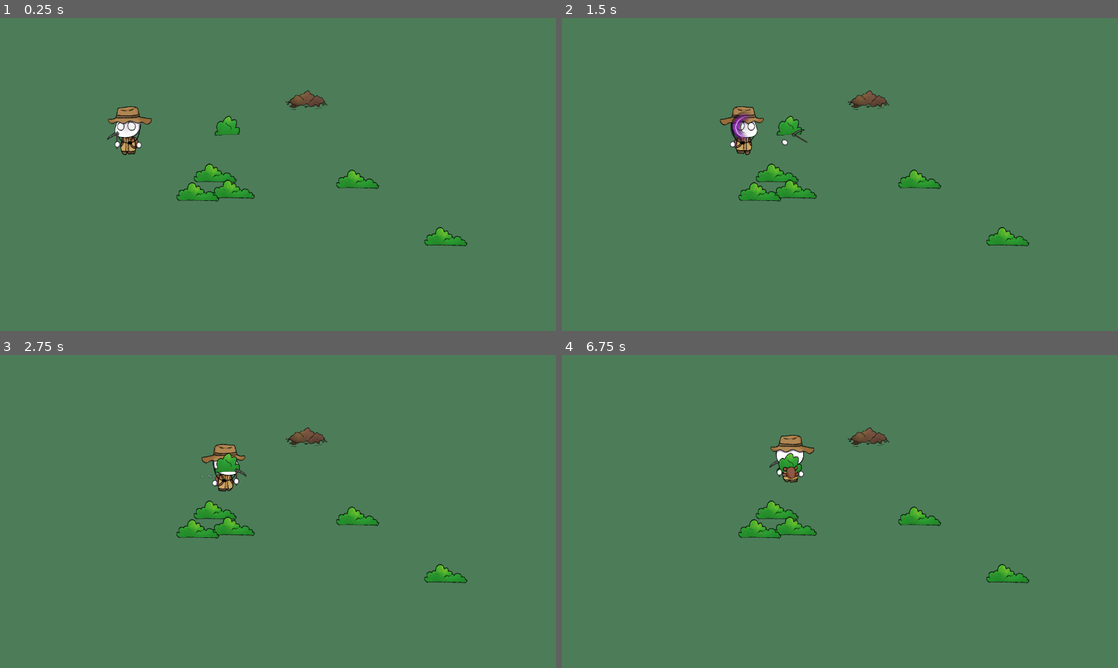
Above: before the commit, frames 1-4 (two rows, left to right).
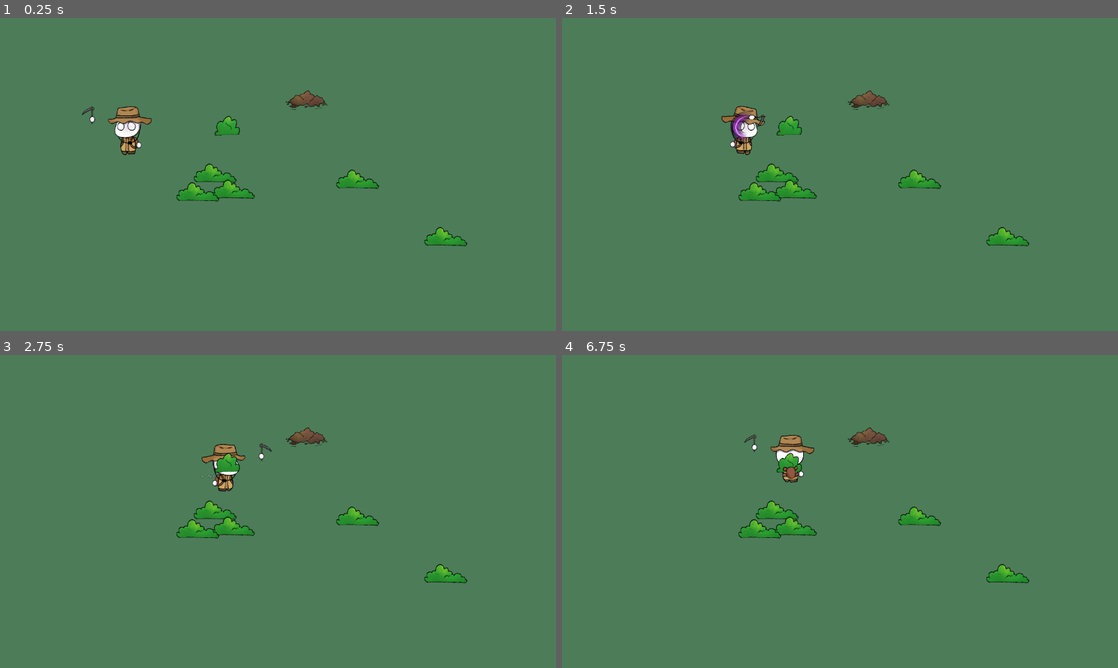
Above: after the commit, the same moments.

Repository: Akabim/arkeolog
Game: Godot game, scene res://src/core/main.tscn
The game is run twice, just before and just after one commit, with the same random seed, the same clock (stepped at 60 frames per second) and the same inputs.
Inputs (mouse positions are in pixels of both pictures, inside the frame that each line leads up to):
- Up to frame 1 (0.25 s): no input
- Up to frame 2 (1.5 s): tap Enter (ui_accept) at 0.5, 0.77 s; move the mouse to (962, 158) at 0.52 s; hold D (move_right) 0.53-1.25 s; hold E (interact) 0.53-1.25 s; click (962, 158) at 0.67 s; drag from (728, 190) to (1006, 249) at 1.27 s
- Up to frame 3 (2.75 s): move the mouse to (333, 442) at 2.02 s; hold D (move_right) from 2.03 s (still down); tap Space at 2.1 s
- Up to frame 4 (6.75 s): release D (move_right) at 2.75 s; drag from (812, 574) to (1006, 586) at 2.77 s; tap Enter (ui_accept) at 3.5, 3.77, 4.25, 5, 5.75, 6.5 s; move the mouse to (1006, 558) at 3.52 s; hold A (move_left) 3.53-4.25 s; tap I at 3.6 s; drag from (673, 464) to (917, 527) at 4.27 s; move the mouse to (867, 511) at 5.02 s; hold S (move_down) 5.03-5.75 s; tap 2 at 5.1 s; click (867, 511) at 5.17 s; drag from (756, 433) to (795, 536) at 5.77 s; move the mouse to (962, 495) at 6.52 s; hold W (move_up) from 6.53 s (still down); hold J (journal) from 6.53 s (still down)

The runs differ from the first frame. In frame 1, less than 0.1% of the frame differs, in the area x 14-22%, y 28-42%; in frame 2, 0.3%, in the area x 28-45%, y 28-41%; in frame 3, less than 0.1%; in frame 4, less than 0.1%.

Commit message:
Animate HandL rotation from 80 degrees (1.396 rad) to -98 degrees (-1.710 rad) as requested by user, syncing SlashArc rotation

Diff:
--- a/src/entities/player/player.tscn
+++ b/src/entities/player/player.tscn
@@ -251,7 +251,6 @@
 "values": [Vector2(-120.44445, -0.5555525), Vector2(-120.44445, -0.5555525)]
 }
 
-
 [sub_resource type="Animation" id="Animation_idle_shovel"]
 resource_name = "idle_shovel"
 length = 1.6
@@ -355,7 +354,7 @@
 "times": PackedFloat32Array(0, 0.08, 0.16, 0.25),
 "transitions": PackedFloat32Array(1, 1, 1, 1),
 "update": 0,
-"values": [0.0, -1.0, 0.8, 0.0]
+"values": [0.0, 1.396263, -1.710423, 0.0]
 }
 tracks/1/type = "value"
 tracks/1/imported = false
@@ -391,7 +390,7 @@
 "times": PackedFloat32Array(0, 0.08, 0.16, 0.25),
 "transitions": PackedFloat32Array(1, 1, 1, 1),
 "update": 0,
-"values": [0.0, -0.08, 0.05, 0.0]
+"values": [0.0, 0.1, -0.12, 0.0]
 }
 tracks/4/type = "value"
 tracks/4/imported = false
@@ -415,7 +414,7 @@
 "times": PackedFloat32Array(0.08, 0.15, 0.22),
 "transitions": PackedFloat32Array(1, 1, 1),
 "update": 0,
-"values": [-1.0, -0.1, 0.8]
+"values": [1.396263, -0.15708, -1.710423]
 }
 tracks/6/type = "value"
 tracks/6/imported = false
@@ -451,7 +450,7 @@
 "times": PackedFloat32Array(0, 0.08, 0.16, 0.25),
 "transitions": PackedFloat32Array(1, 1, 1, 1),
 "update": 0,
-"values": [0.0, -0.6, 0.4, 0.0]
+"values": [0.0, 0.0, 0.0, 0.0]
 }
 tracks/9/type = "value"
 tracks/9/imported = false
@@ -465,9 +464,6 @@
 "update": 0,
 "values": [Vector2(-120.44445, -0.5555525), Vector2(-120.44445, -0.5555525), Vector2(-120.44445, -0.5555525), Vector2(-120.44445, -0.5555525)]
 }
-
-
-
 
 
 [sub_resource type="Animation" id="Animation_swing_shovel"]
@@ -695,7 +691,6 @@
 "update": 0,
 "values": [Vector2(-120.44445, -0.5555525), Vector2(-120.44445, -0.5555525)]
 }
-
 
 [sub_resource type="Animation" id="Animation_walk_shovel"]
 resource_name = "walk_shovel"
@@ -909,7 +904,6 @@
 z_index = 2
 position = Vector2(-124, -135)
 texture = ExtResource("9_t8d2k")
-centered = false
 
 [node name="Shovel" type="Sprite2D" parent="Visual/Badan/HandL" unique_id=1165311710]
 visible = false
@@ -919,9 +913,8 @@
 
 [node name="Scythe" type="Sprite2D" parent="Visual/Badan/HandL" unique_id=1165311711]
 show_behind_parent = true
-position = Vector2(-120.44445, -0.5555525)
+position = Vector2(-118.22223, -0.55555725)
 texture = ExtResource("9_3c4mh")
-centered = false
 
 [node name="Pickaxe" type="Sprite2D" parent="Visual/Badan/HandL" unique_id=1165311712]
 visible = false
@@ -941,10 +934,10 @@
 
 [node name="SlashArc" type="Node2D" parent="Visual" unique_id=397567306]
 visible = false
-modulate = Color(1, 1, 1, 0.8)
+modulate = Color(1, 1, 1, 0)
 position = Vector2(-20, -10)
-rotation = -1.8
-scale = Vector2(0.5, 0.5)
+rotation = 0.8
+scale = Vector2(1.2, 0.9)
 script = ExtResource("12_slash_arc")
 
 [node name="InteractionDetector" type="Area2D" parent="." unique_id=625213377]
